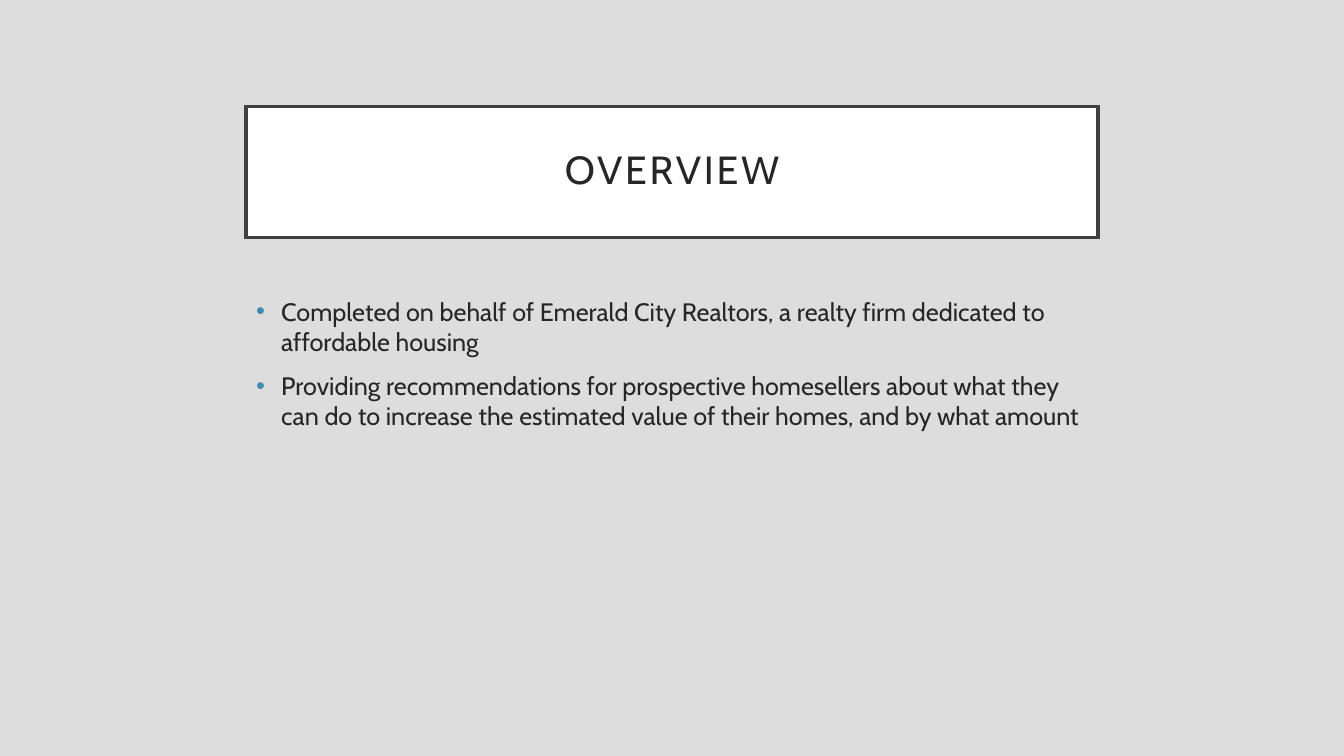
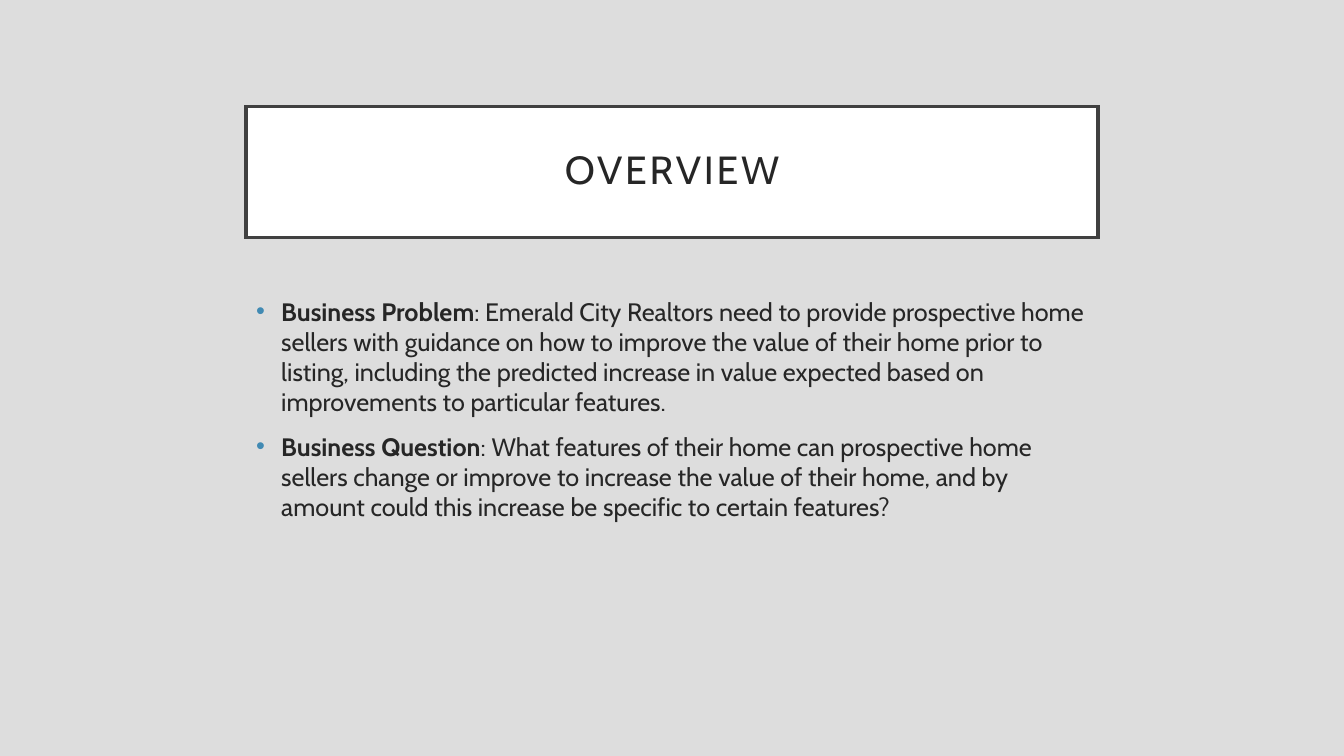
Before and after one commit to rfb-vibe/multiple-linear-regression-project, a slide deck: slide 2 of phase-2-project.pptx. Drawn at 1344x756 pixels with LibreOffice and Linux fonts; fonts in the diff are those of the drawing. Boxes give left, top, right and bottom in pixels: in the first picture for what was removed or moved away, otherwise in the second. Text is boxed around its words. In the diff, an @@ line names an element or a change of style, - is before the commit and + after.

```diff
--- a/phase-2-project.pptx
+++ b/phase-2-project.pptx
@@ text at (281, 302, 1084, 522): text changed @@
-• Completed on behalf of Emerald City Realtors, a realty firm dedicated to affordable housing
-• Providing recommendations for prospective homesellers about what they can do to increase the estimated value of their homes, and by what amount
+• Business Problem: Emerald City Realtors need to provide prospective home sellers with guidance on how to improve the value of their home prior to listing, including the predicted increase in value expected based on improvements to particular features.
+• Business Question: What features of their home can prospective home sellers change or improve to increase the value of their home, and by amount could this increase be specific to certain features?
```
Also in this commit, not shown: 5 other slides changed, 2 slides added, 1 slide removed, 2 other files.
